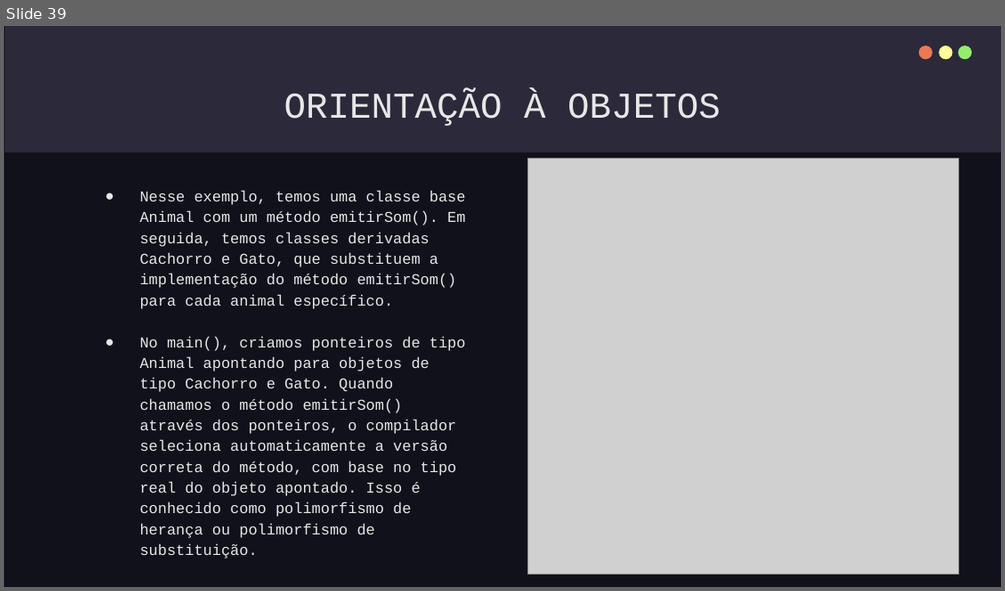
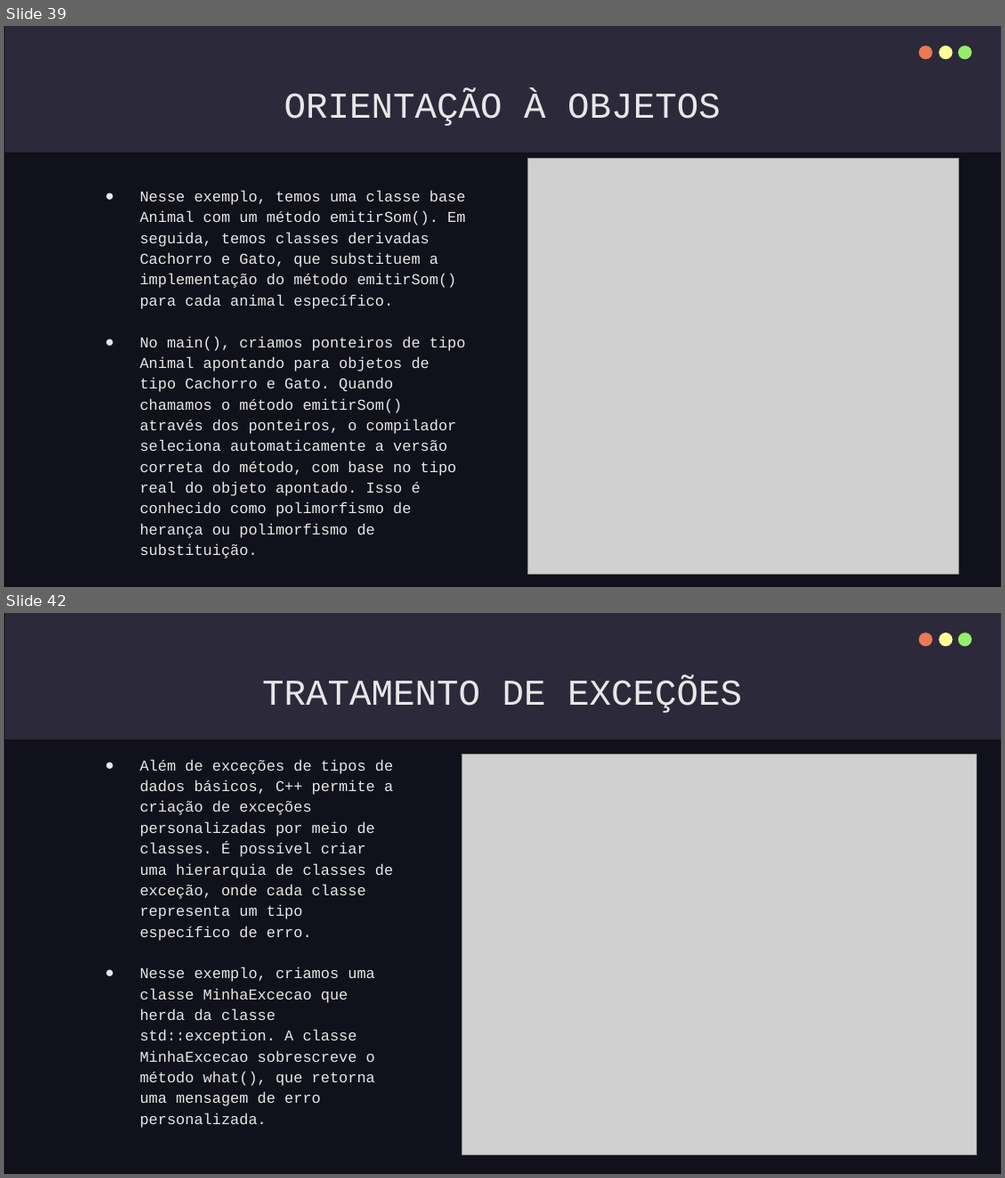
Before and after one commit to IgorTorquatto/Prolog, a slide deck: C++.pptx. Shown one above the other, each under a label of ours: slide 39 before the commit, slides 39 and 42 after it; the slides between them are not shown. The pictures are 1005x591 and 1005x1178 pixels, drawn with LibreOffice and Linux fonts; fonts in the diff are those of the drawing; grey boxes stand for pictures. Boxes give left, top, right and bottom in pixels: in the first picture for what was removed or moved away, otherwise in the second. Text is boxed around its words. In the diff, an @@ line names an element or a change of style, - is before the commit and + after.

Commit message:
att slide

```diff
--- a/C++.pptx
+++ b/C++.pptx
@@ slide 42 added at (x1=4, y1=613, x2=1001, y2=1174), background #10111A; not listed: 4 template elements that a slide beside it also shows @@
@@ title added at (x1=262, y1=680, x2=742, y2=713), 35 pt, text #E7E7E7 @@
+TRATAMENTO DE EXCEÇÕES
@@ text added at (x1=140, y1=759, x2=393, y2=1127), 14.5 pt, text #E7E7E7 @@
+● Além de exceções de tipos de dados básicos, C++ permite a criação de exceções personalizadas por meio de classes. É possível criar uma hierarquia de classes de exceção, onde cada classe representa um tipo específico de erro.
+● Nesse exemplo, criamos uma classe MinhaExcecao que herda da classe std::exception. A classe MinhaExcecao sobrescreve o método what(), que retorna uma mensagem de erro personalizada.
@@ picture added at (x1=462, y1=754, x2=977, y2=1154) @@
```
Also in this commit, not shown: 1 slide changed, 1 other slide added.
